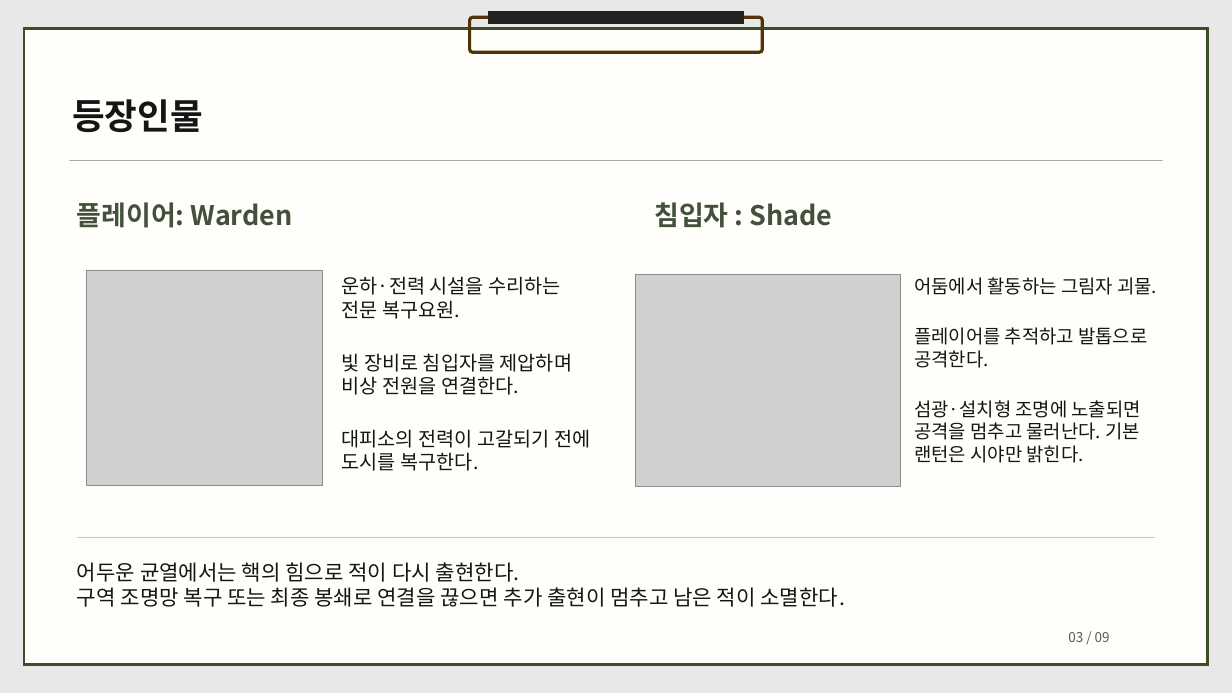
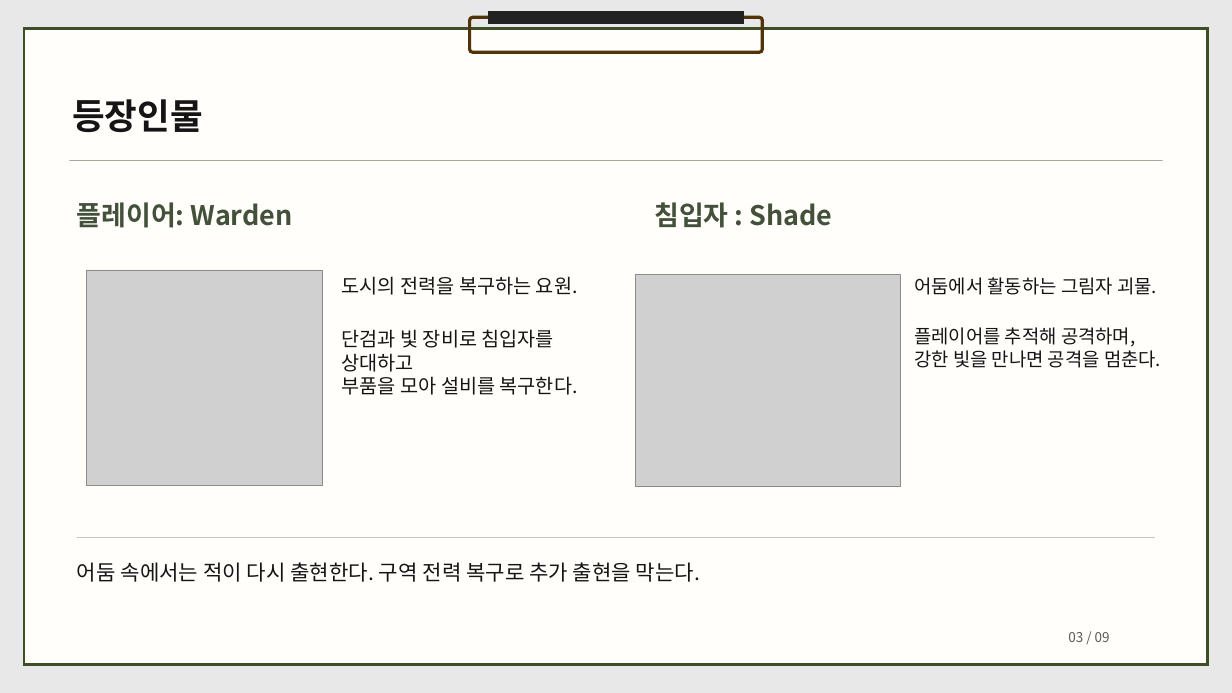
Before and after one commit to dbguswh/2Dgame_project, a slide deck: slide 3 of docs/2D게임프로그래밍 1차발표.pptx. Drawn at 1232x693 pixels with LibreOffice and Linux fonts; fonts in the diff are those of the drawing; grey boxes stand for pictures. Boxes give left, top, right and bottom in pixels: in the first picture for what was removed or moved away, otherwise in the second. Text is boxed around its words. In the diff, an @@ line names an element or a change of style, - is before the commit and + after.

```diff
--- a/docs/2D게임프로그래밍 1차발표.pptx
+++ b/docs/2D게임프로그래밍 1차발표.pptx
@@ text at [342, 276, 578, 395]: text changed @@
-운하·전력 시설을 수리하는 전문 복구요원.
-빛 장비로 침입자를 제압하며 비상 전원을 연결한다.
-대피소의 전력이 고갈되기 전에 도시를 복구한다.
+도시의 전력을 복구하는 요원.
+단검과 빛 장비로 침입자를 상대하고
+부품을 모아 설비를 복구한다.
@@ text at [914, 327, 1161, 368]: text changed @@
-플레이어를 추적하고 발톱으로 공격한다.
-섬광·설치형 조명에 노출되면 공격을 멈추고 물러난다. 기본 랜턴은 시야만 밝힌다.
+플레이어를 추적해 공격하며,
+강한 빛을 만나면 공격을 멈춘다.
@@ text at [77, 562, 701, 582]: text changed @@
-어두운 균열에서는 핵의 힘으로 적이 다시 출현한다.
-구역 조명망 복구 또는 최종 봉쇄로 연결을 끊으면 추가 출현이 멈추고 남은 적이 소멸한다.
+어둠 속에서는 적이 다시 출현한다. 구역 전력 복구로 추가 출현을 막는다.
```
Also in this commit, not shown: 7 other slides changed.
